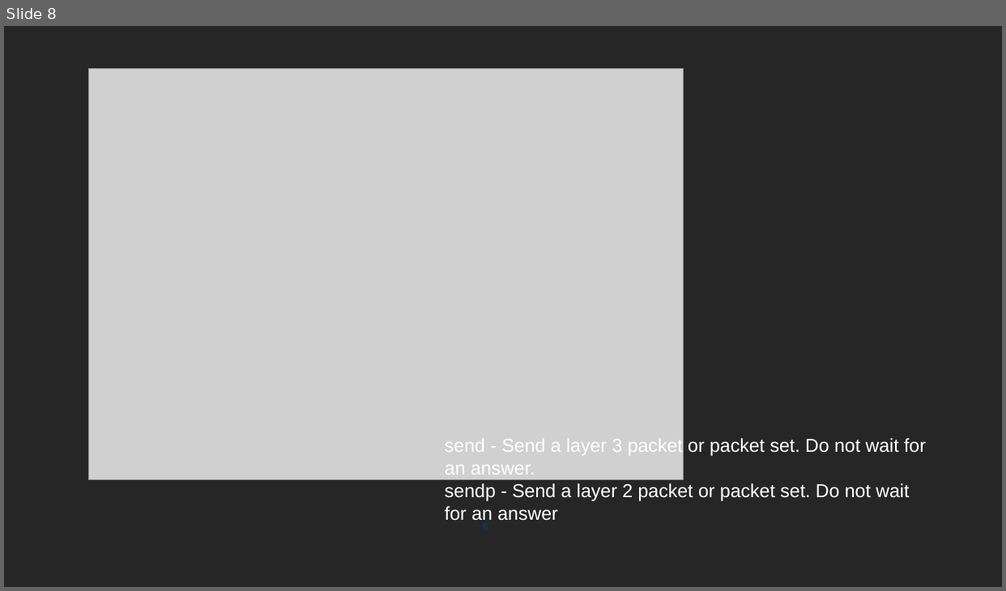
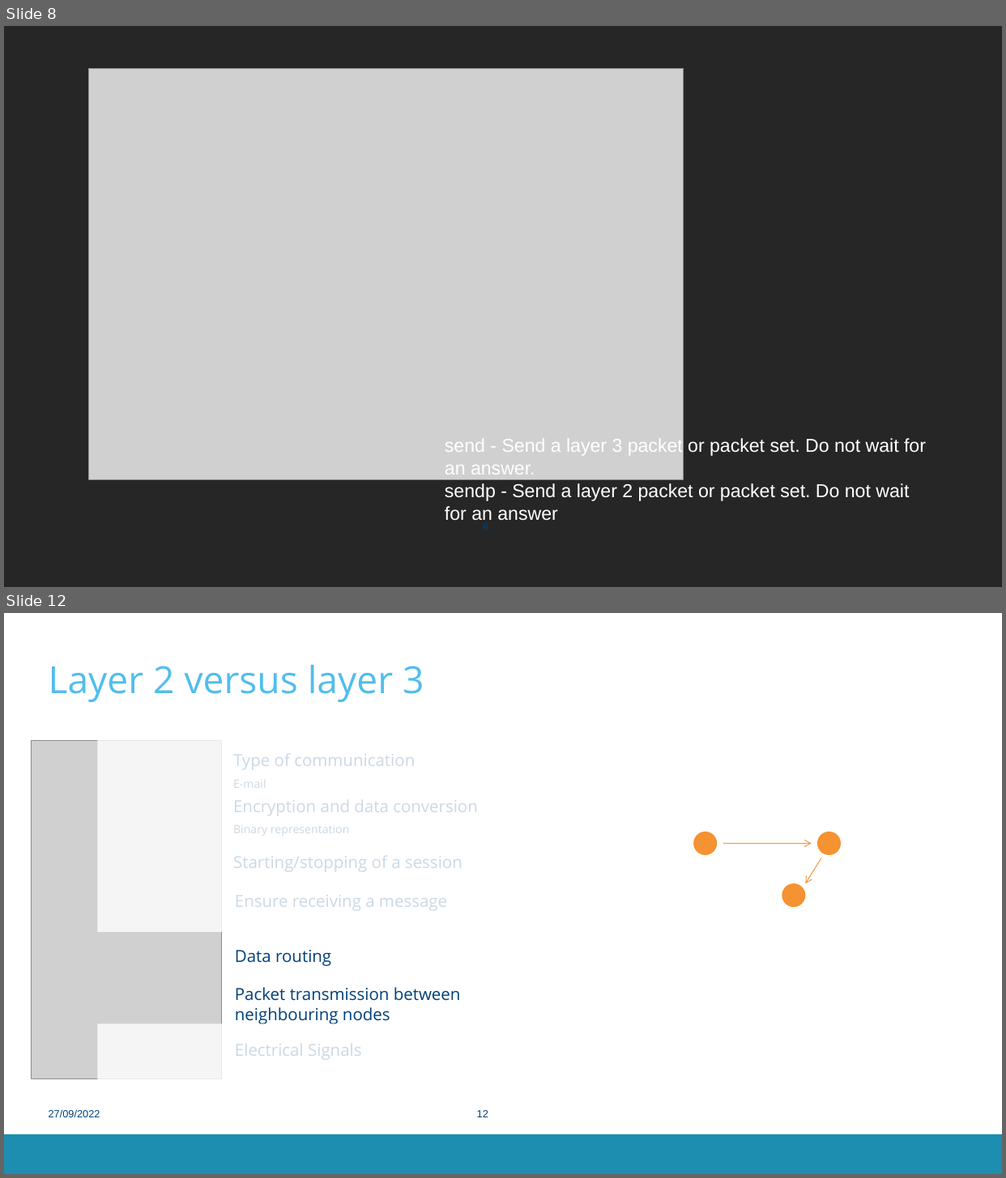
Before and after one commit to GillesC/Network-Capturing-and-Manipulation----Introduction-to-Wireshark-and-Scapy, a slide deck: presentation/slides.pptx. Shown one above the other, each under a label of ours: slide 8 before the commit, slides 8 and 12 after it; the slides between them are not shown. The pictures are 1006x591 and 1006x1178 pixels, drawn with LibreOffice and Linux fonts; fonts in the diff are those of the drawing; grey boxes stand for pictures; background and template pictures are left out. Boxes give left, top, right and bottom in pixels: in the first picture for what was removed or moved away, otherwise in the second. Text is boxed around its words. In the diff, an @@ line names an element or a change of style, - is before the commit and + after.

```diff
--- a/presentation/slides.pptx
+++ b/presentation/slides.pptx
@@ slide 12 added at (x1=4, y1=613, x2=1002, y2=1174), background #FFFFFF @@
@@ title added at (x1=49, y1=665, x2=424, y2=702), 36 pt, text #52BDEC @@
+Layer 2 versus layer 3
@@ rectangle added at (x1=98, y1=717, x2=503, y2=932), fill #FFFFFF at 80% opacity @@
@@ picture added at (x1=32, y1=740, x2=221, y2=1080) @@
@@ text added at (x1=233, y1=754, x2=415, y2=788), 16 pt, text #00407A @@
+Type of communication
+E-mail
@@ text added at (x1=233, y1=800, x2=478, y2=836), 16 pt, text #00407A @@
+Encryption and data conversion
+Binary representation
@@ ellipse added at (x1=693, y1=832, x2=717, y2=855), fill #F59231 @@
@@ arrow added from (723, 844) to (812, 844), #F59231 0.75 pt @@
@@ ellipse added at (x1=818, y1=832, x2=841, y2=855), fill #F59231 @@
@@ text added at (x1=233, y1=856, x2=462, y2=872), 16 pt, text #00407A @@
+Starting/stopping of a session
@@ arrow added from (821, 858) to (806, 884), #F59231 0.75 pt @@
@@ text added at (x1=235, y1=895, x2=447, y2=911), 16 pt, text #00407A @@
+Ensure receiving a message
@@ ellipse added at (x1=782, y1=884, x2=805, y2=907), fill #F59231 @@
@@ text added at (x1=235, y1=950, x2=331, y2=966), 16 pt, text #00407A @@
+Data routing
@@ text added at (x1=235, y1=987, x2=461, y2=1024), 16 pt, text #00407A @@
+Packet transmission between neighbouring nodes
@@ rectangle added at (x1=98, y1=1024, x2=510, y2=1090), fill #FFFFFF at 80% opacity @@
@@ text added at (x1=235, y1=1044, x2=361, y2=1060), 16 pt, text #00407A @@
+Electrical Signals
@@ text added at (x1=49, y1=1110, x2=100, y2=1118), 10 pt, text #00407A @@
+27/09/2022
@@ page number added at (x1=477, y1=1110, x2=488, y2=1118), 10 pt, text #00407A @@
+12
@@ rectangle added at (x1=4, y1=1135, x2=1002, y2=1174), fill #1D8DB0 @@
```
Also in this commit, not shown: 3 slides changed, 4 other slides added, 1 slide removed.
